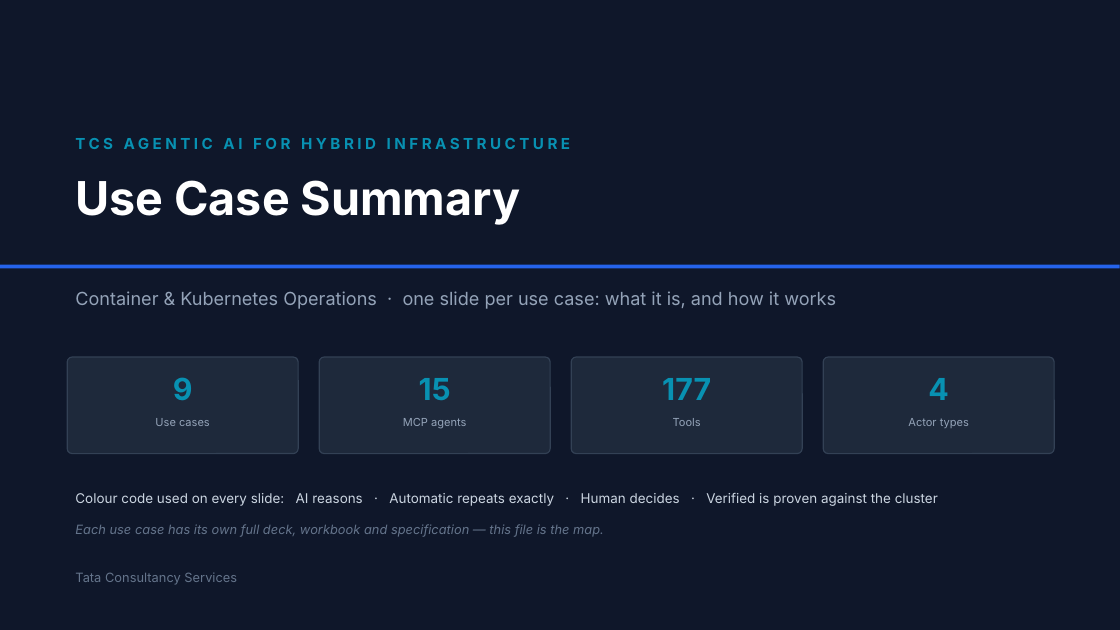
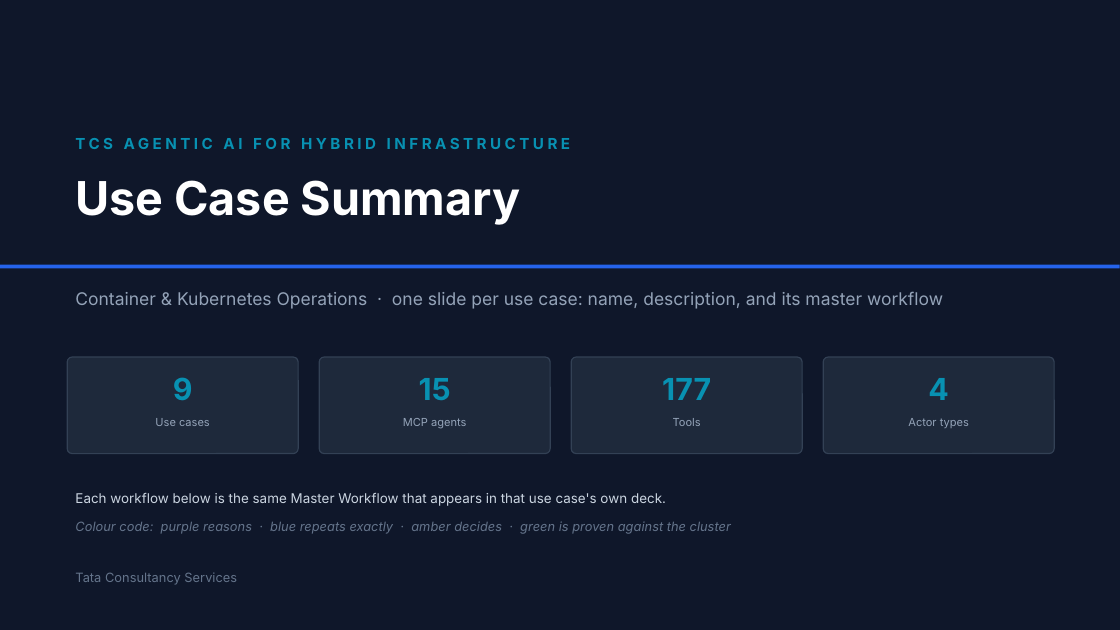
Before and after one commit to cskaruppu/Openshift-mcp-server, a slide deck: slide 1 of usecases/portfolio/TCS-Agentic-AI-Use-Case-Summary.pptx. Drawn at 1120x630 pixels with LibreOffice and Linux fonts; fonts in the diff are those of the drawing. Boxes give left, top, right and bottom in pixels: in the first picture for what was removed or moved away, otherwise in the second. Text is boxed around its words. In the diff, an @@ line names an element or a change of style, - is before the commit and + after.

```diff
--- a/usecases/portfolio/TCS-Agentic-AI-Use-Case-Summary.pptx
+++ b/usecases/portfolio/TCS-Agentic-AI-Use-Case-Summary.pptx
@@ text at [75,291,943,309]: text changed; size 15.5 to 15 pt @@
-Container & Kubernetes Operations · one slide per use case: what it is, and how it works
+Container & Kubernetes Operations · one slide per use case: name, description, and its master workflow
@@ text at [75,493,666,506]: text changed @@
-Colour code used on every slide: AI reasons · Automatic repeats exactly · Human decides · Verified is proven against the cluster
+Each workflow below is the same Master Workflow that appears in that use case's own deck.
@@ text at [75,521,731,534]: text changed @@
-Each use case has its own full deck, workbook and specification — this file is the map.
+Colour code: purple reasons · blue repeats exactly · amber decides · green is proven against the cluster
```
Also in this commit, not shown: 9 other slides changed, 1 other file.
